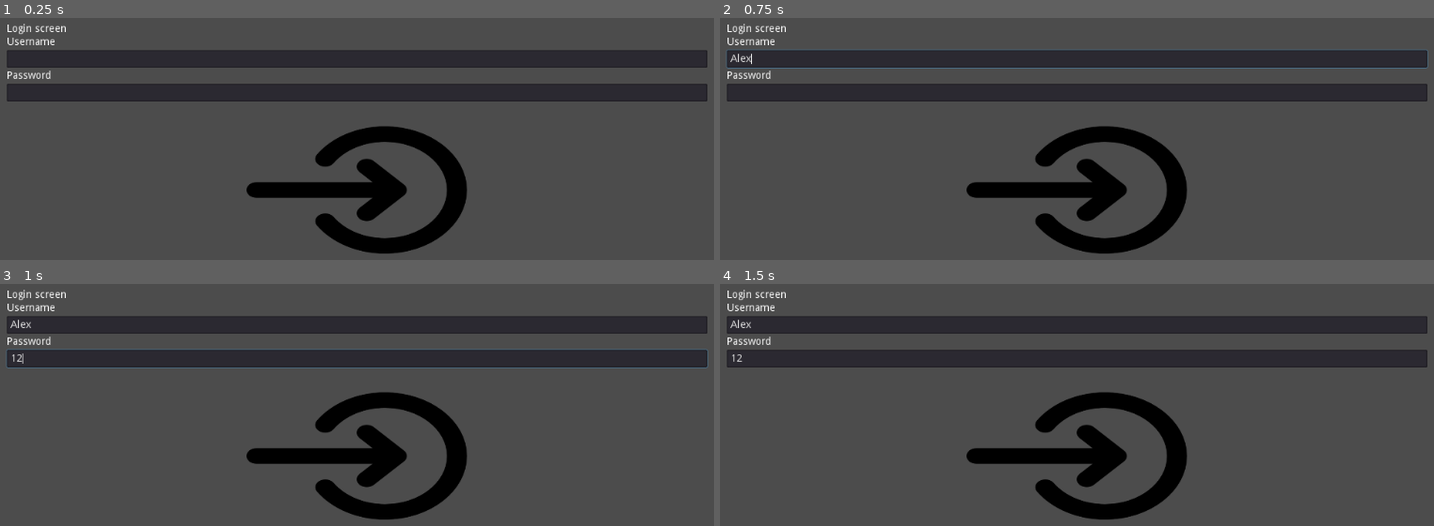
Above: before the commit, frames 1-4 (two rows, left to right).
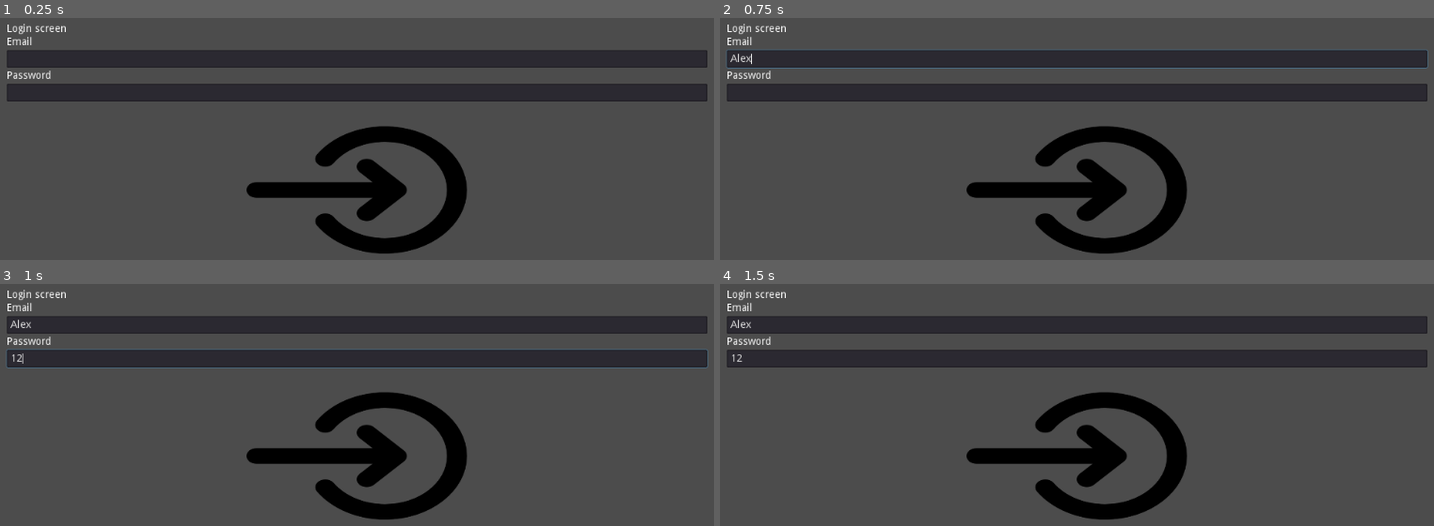
Above: after the commit, the same moments.

Repository: Limelark/Database_DDU
Game: Godot game, scene res://LoginInScreen.tscn
Same seed, same stepped clock (60 frames per second), same inputs: the game is played once before the commit and once after it.
Inputs (mouse positions are in pixels of both pictures, inside the frame that each line leads up to):
- Up to frame 1 (0.25 s): no input
- Up to frame 2 (0.75 s): click (1077, 59) at 0.52 s; type "Alex" at 0.6 s
- Up to frame 3 (1 s): click (357, 359) at 0.75 s; type "12" at 0.83 s
- Up to frame 4 (1.5 s): click (1077, 455) at 1.25 s

The runs differ from the first frame. In frame 1, 0.1% of the frame differs, in the area x 1-8%, y 7-12%; in frame 2, 0.1%; in frame 3, 0.1%; in frame 4, 0.1%.
Error after the commit: Attempt to call function 'connect' in base 'null instance' on a null instance. (res://LoginInScreen.gd:8)

Commit message:
Added request

Diff:
--- a/Database Ddu/LoginInScreen.gd
+++ b/Database Ddu/LoginInScreen.gd
@@ -1,13 +1,14 @@
 extends Control
 
-var username = null
+var email = null
 var password = null
 
 
-
+func _ready():
+	$HTTPRequest.connect("request_completed", self, "_on_request_completed")
 
 func _on_Username_text_changed(new_text):
-	username = new_text
+	email = new_text
 
 
 func _on_Password_text_changed(new_text):
@@ -16,5 +17,8 @@
 
 
 func _on_LoginButton_pressed():
-	print(username)
-	print(password)
+	$HTTPRequest.request("http://localhost/apps/Godot%20Server/login.php?email="+email+"&password="+password)
+
+func _on_request_completed(result, response_code, headers, body):
+	var json = JSON.parse(body.get_string_from_utf8())
+	print(json.result)
--- a/Database Ddu/LoginInScreen.tscn
+++ b/Database Ddu/LoginInScreen.tscn
@@ -23,7 +23,7 @@
 margin_top = 18.0
 margin_right = 953.0
 margin_bottom = 32.0
-text = "Username"
+text = "Email"
 
 [node name="Username" type="LineEdit" parent="VBoxContainer"]
 margin_top = 36.0
